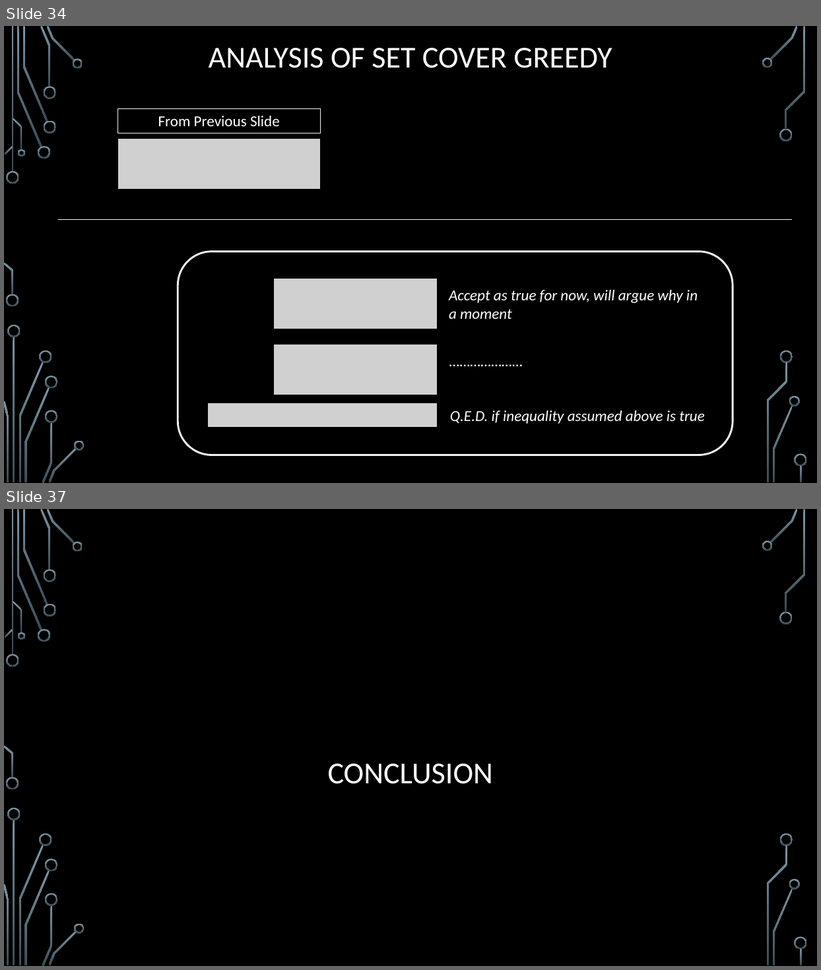
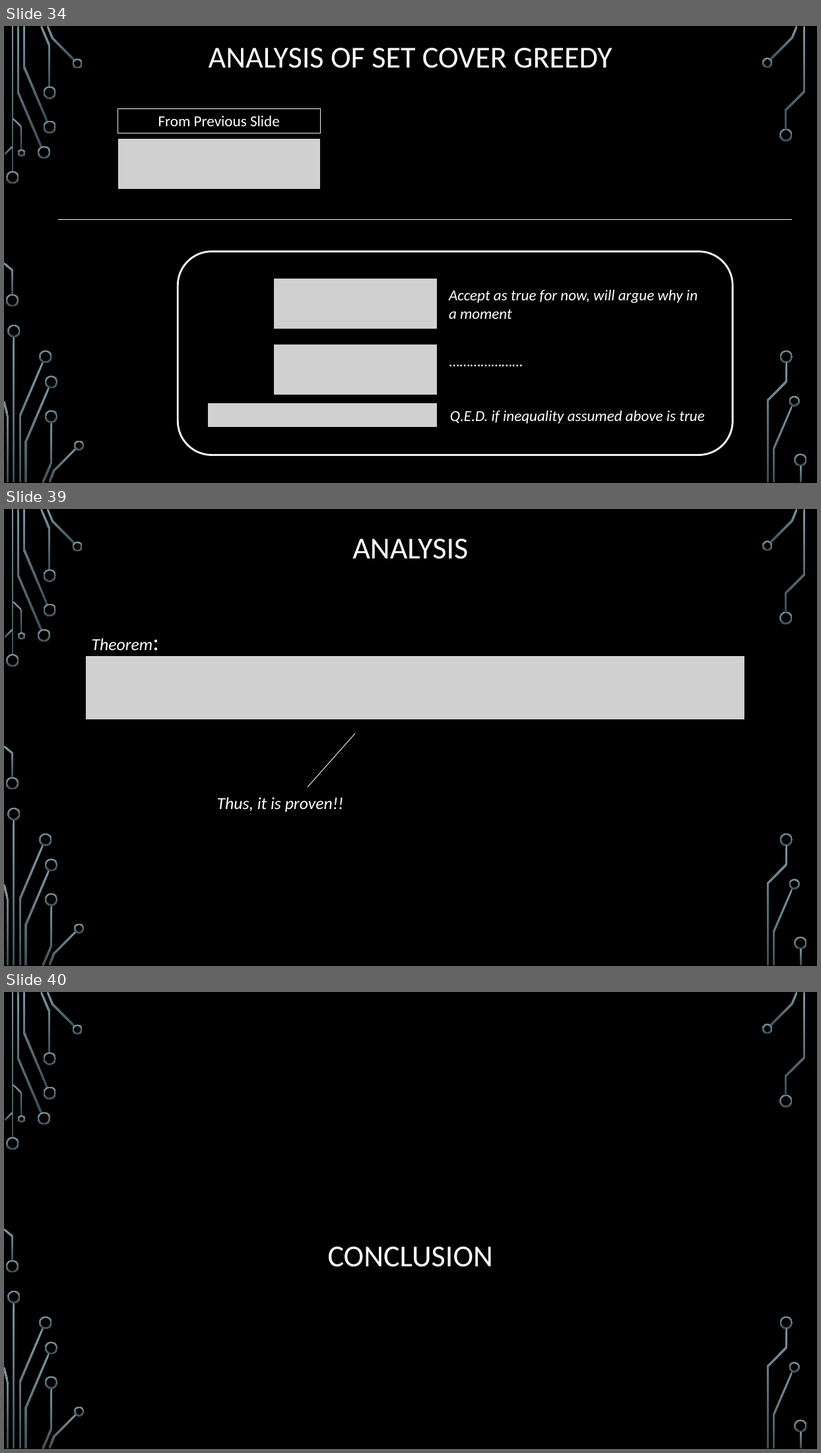
Before and after one commit to janiceeguo/advAlgo, a slide deck: slides/Approx-01-Intro.pptx. Shown one above the other, each under a label of ours: slides 34 and 37 before the commit, slides 34, 39 and 40 after it; the slides between them are not shown. The pictures are 821x970 and 821x1453 pixels, drawn with LibreOffice and Linux fonts; fonts in the diff are those of the drawing; grey boxes stand for pictures; background and template pictures are left out. Boxes give left, top, right and bottom in pixels: in the first picture for what was removed or moved away, otherwise in the second. Text is boxed around its words. In the diff, an @@ line names an element or a change of style, - is before the commit and + after.

```diff
--- a/slides/Approx-01-Intro.pptx
+++ b/slides/Approx-01-Intro.pptx
@@ slide 39 added at [4,509,817,966], background picture (left out); not listed: 36 template elements that a slide beside it also shows @@
@@ title added at [352,539,468,559], 36 pt, text #FFFFFF @@
+ANALYSIS
@@ text added at [92,638,153,650], 20 pt, text #FFFFFF, italic @@
+Theorem:
@@ picture added at [86,656,745,720] @@
@@ line added from (308, 787) to (355, 733), #F2F2F2 0.75 pt @@
@@ text added at [217,797,344,812], 20 pt, text #FFFFFF, italic @@
+Thus, it is proven!!
@@ what was slide 37 is now slide 40 @@
```
Also in this commit, not shown: 2 slides changed, 3 other slides added, 1 slide removed, 2 other files.
